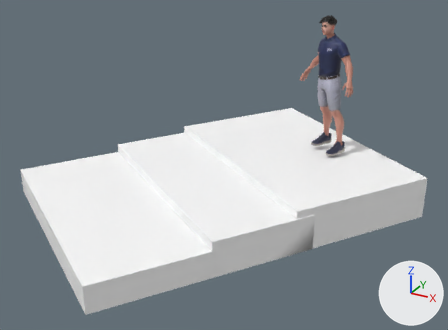
One commit to the FBX model ankle/eversion.fbx: the scene before it, then after it.
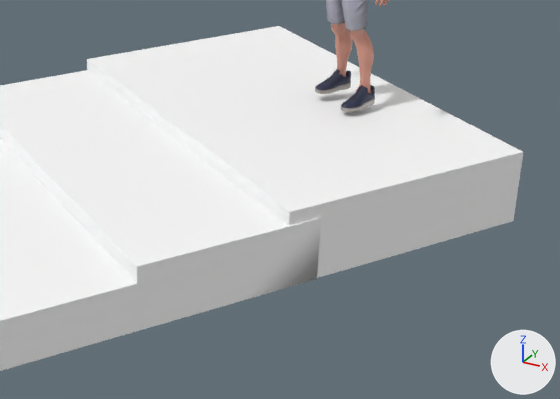
The first picture shows the older version from a 50 mm lens placed at (2.68, -7.82, 3.34), pointed at (-0.87, -1.36, 0.11). The close-ups show both versions on the part from 30% to 100% of the width and 28% to 96% of the height of that picture; other places that the commit changed are outside them. Arrows for +X, +Y and +Z are at lower right; the lights stay in place. Where no turn or scale is listed for an object, it has been applied to the vertices.

The first close-up shows 'New_Game_Object', 'New_Game_Object_1', 'New_Game_Object_2', 'Wolf3D_Body', 'Wolf3D_Outfit_Bottom', 'Wolf3D_Outfit_Footwear'.
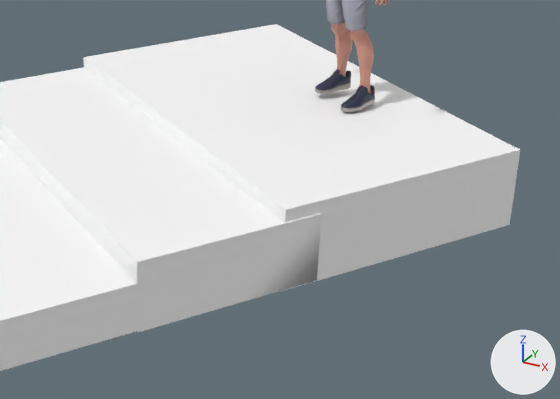
Location of each change, [x1, y1, x2, y2] in pixels of the close-ups (560 x 399 px):
'New_Game_Object', moved, rescaled
    before: [87, 26, 523, 278]
    after: [83, 24, 520, 291]
'New_Game_Object_1', moved, rescaled
    before: [0, 70, 321, 331]
    after: [0, 67, 321, 332]

Diff of the bpy script that builds the scene:
```diff
--- a/ankle/eversion.fbx.py
+++ b/ankle/eversion.fbx.py
@@ ob_new_game_object_1 @@
 ob_new_game_object_1.parent = ob_eversion_v2
-ob_new_game_object_1.location = (-22.64, -34.0, 177.9)
+ob_new_game_object_1.location = (-22.64, -33.0, 177.9)
+ob_new_game_object_1.scale = (1.0, 1.09, 1.0)
@@ ob_new_game_object @@
 ob_new_game_object.parent = ob_eversion_v2
-ob_new_game_object.location = (-23.49, -29.0, 35.84)
+ob_new_game_object.location = (-23.5, -29.0, 39.1)
+ob_new_game_object.scale = (1.0, 1.08, 1.0)
```
